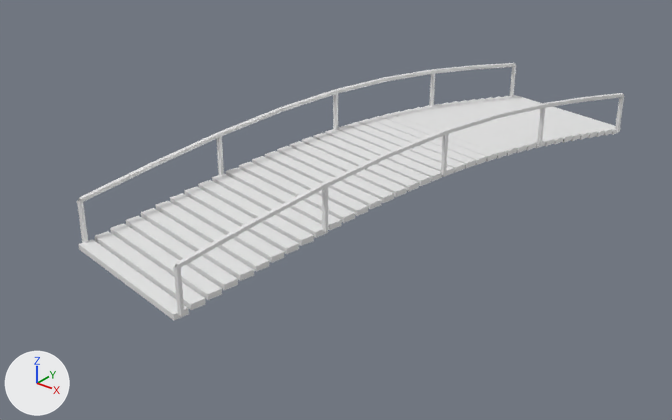
One commit to the FBX model SkyLinks/Art/Exports/Islands/SM_H03_Props.fbx: the scene before it, then after it.
Camera for both pictures: a 50 mm lens placed at (307.06, -643.1, 14.75), pointed at (295.45, -628.59, 5.75). Arrows for +X, +Y and +Z are at lower left; the lights stay in place. The picture after the commit comes second.

Objects in the first picture: 'SM_H03_Props'.
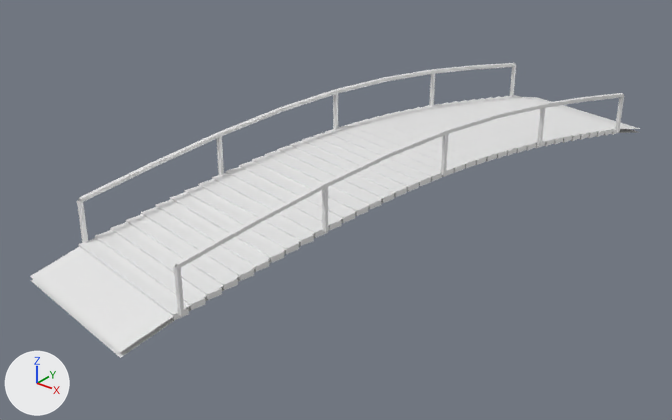
Changed parts and their boxes [x1, y1, x2, y2] in the pictures (672 x 420 px):
```json
{"object": "SM_H03_Props", "change": "reshaped", "before": [77, 63, 624, 320], "after": [30, 63, 640, 358], "on screen": "11% wider, 15% taller"}
{"part": 1, "of": "me_sm_h03_props", "change": "added", "after": [30, 97, 640, 353]}
{"part": 2, "of": "me_sm_h03_props", "change": "added", "after": [31, 129, 638, 358]}
```

Edits to the scene script, one JSON object a line:
```json
{"block": "me_sm_h03_props", "where": "# used by ob_sm_h03_props; location = (0.0, 0.0, 0.0)"}
{"op": "remove", "block": "me_sm_h03_props", "code": "me_sm_h03_props.from_pydata(...)  # 494 vertices, 358 faces; spans x 293.11..298.83, y -634.3..-620.62, z 6.13..7.92"}
{"op": "add", "block": "me_sm_h03_props", "code": "me_sm_h03_props.from_pydata(...)  # 666 vertices, 442 faces; spans x 292.98..298.97, y -635.34..-619.59, z 5.84..7.92"}
{"block": "me_sm_h03_props", "change": "me_sm_h03_props part 1: a new loose piece of 86 vertices spanning x 292.98..298.97, y -635.34..-619.59, z 5.94..6.97, in mat_treebark (white #e7e7e7)"}
{"block": "me_sm_h03_props", "change": "me_sm_h03_props part 2: a new loose piece of 86 vertices spanning x 292.98..298.97, y -635.34..-619.59, z 5.84..6.87, in mat_treebark (white #e7e7e7)"}
```
